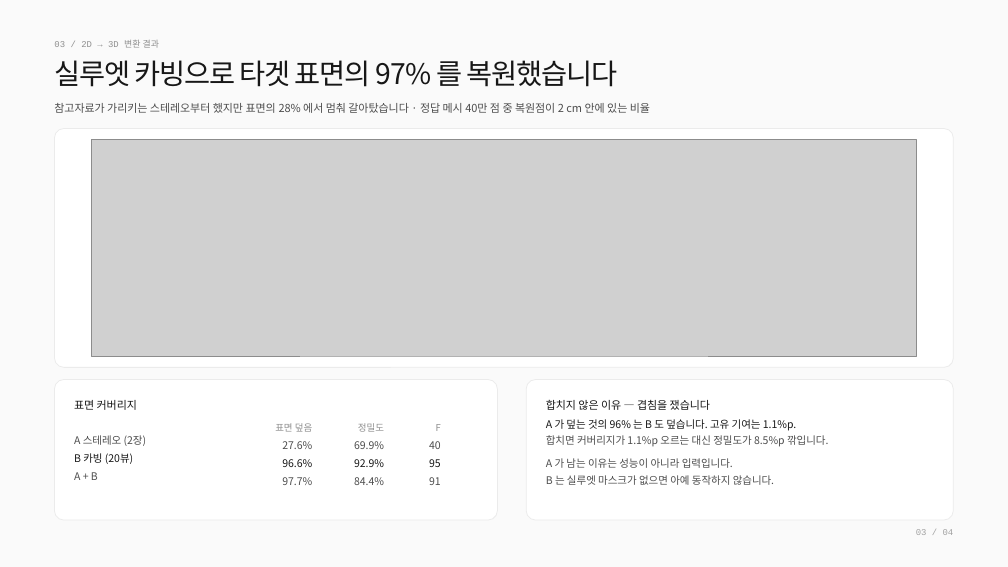
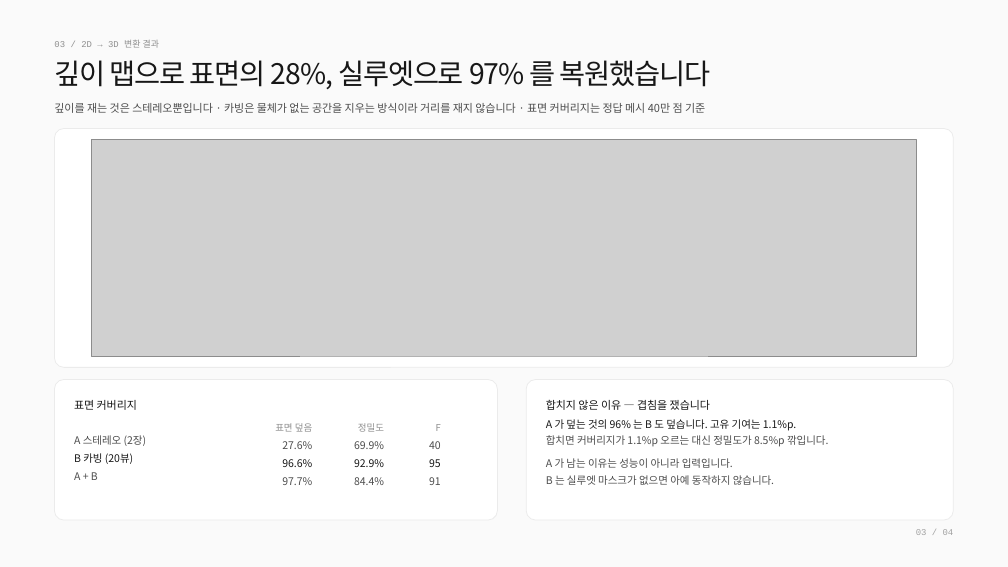
Before and after one commit to SeungWonJeong-hub/jsw-comento-bootcamp, a slide deck: slide 3 of 02_2d_to_3d/report/2차업무_정승원.pptx. Drawn at 1008x567 pixels with LibreOffice and Linux fonts; fonts in the diff are those of the drawing; grey boxes stand for pictures. Boxes give left, top, right and bottom in pixels: in the first picture for what was removed or moved away, otherwise in the second. Text is boxed around its words. In the diff, an @@ line names an element or a change of style, - is before the commit and + after.

```diff
--- a/02_2d_to_3d/report/2차업무_정승원.pptx
+++ b/02_2d_to_3d/report/2차업무_정승원.pptx
@@ text at [54,60,711,89]: text changed @@
-실루엣 카빙으로 타겟 표면의 97% 를 복원했습니다
+깊이 맵으로 표면의 28%, 실루엣으로 97% 를 복원했습니다
@@ text at [54,103,705,113]: text changed @@
-참고자료가 가리키는 스테레오부터 했지만 표면의 28% 에서 멈춰 갈아탔습니다 · 정답 메시 40만 점 중 복원점이 2 cm 안에 있는 비율
+깊이를 재는 것은 스테레오뿐입니다 · 카빙은 물체가 없는 공간을 지우는 방식이라 거리를 재지 않습니다 · 표면 커버리지는 정답 메시 40만 점 기준
```
Also in this commit, not shown: 3 other files.
